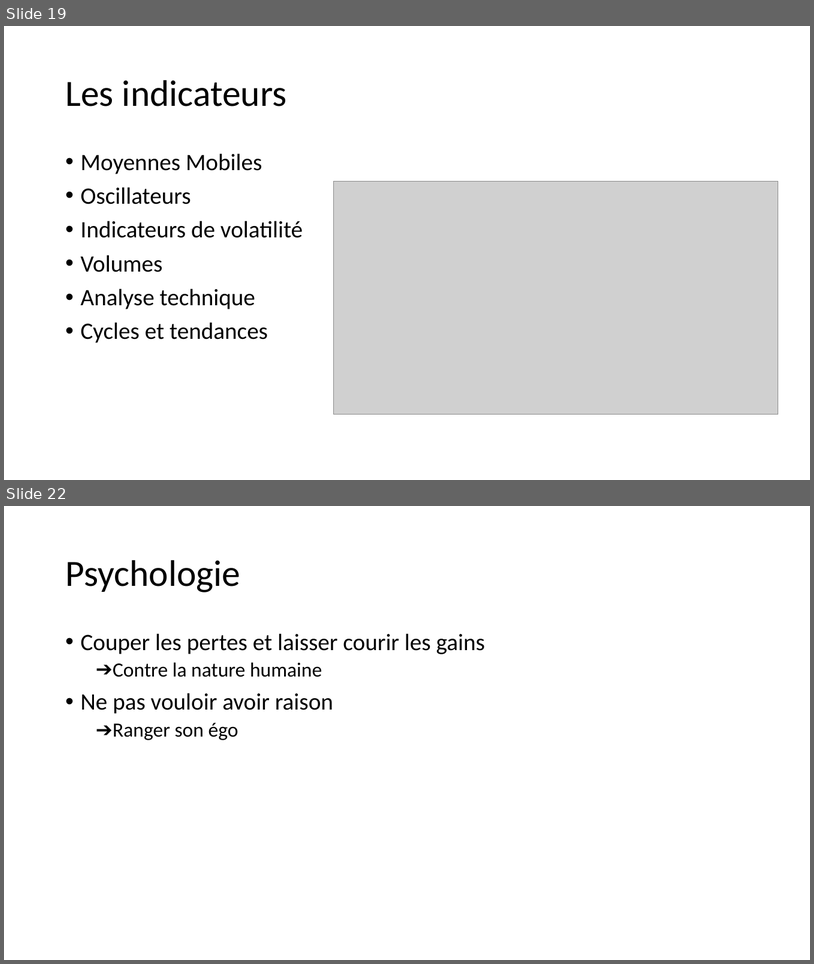
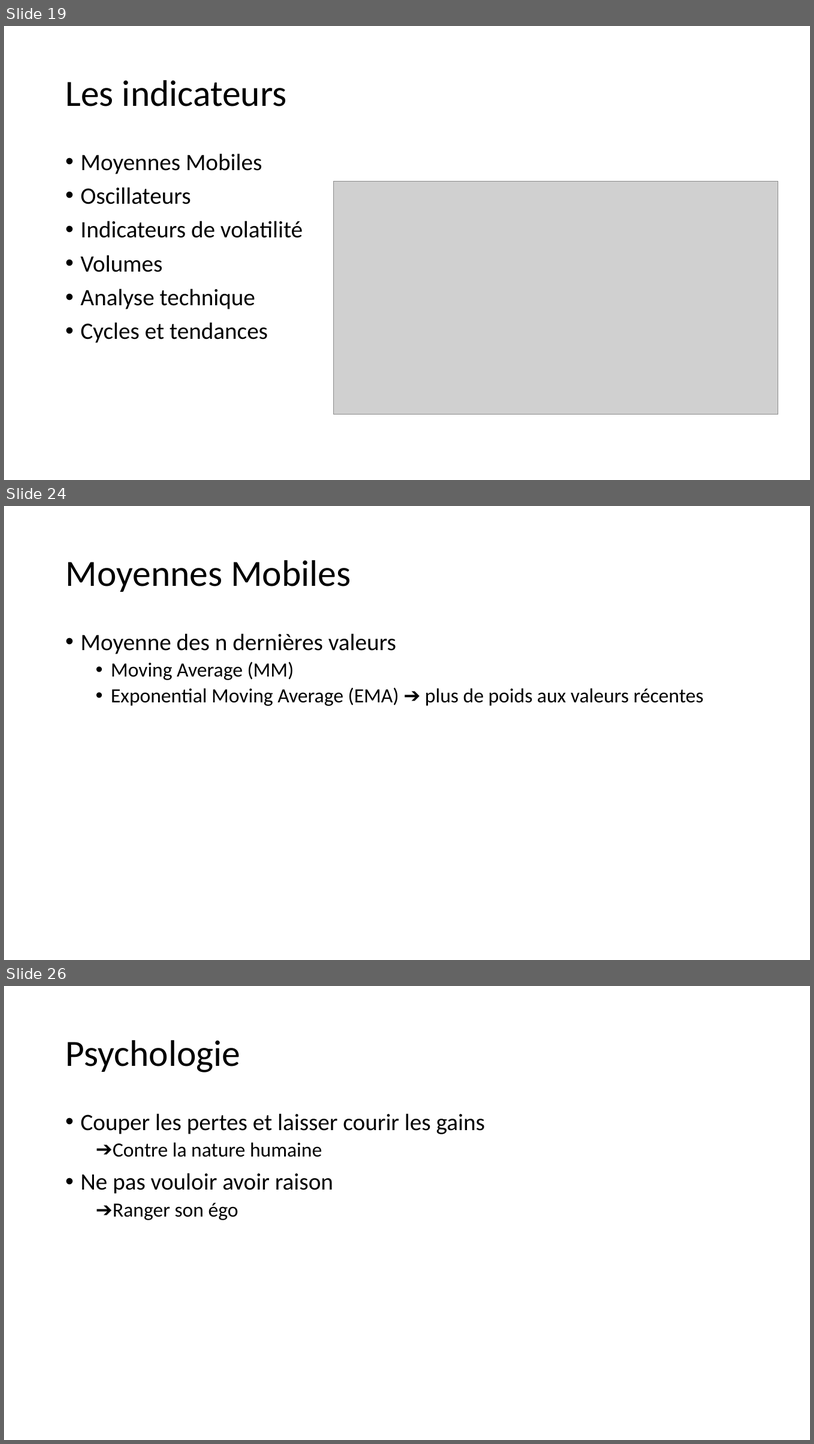
Before and after one commit to dadelcarbo/UltimateChartistRoot, a slide deck: Formation/Formation Bourse_Benoit.pptx. Shown one above the other, each under a label of ours: slides 19 and 22 before the commit, slides 19, 24 and 26 after it; the slides between them are not shown. The pictures are 814x964 and 814x1444 pixels, drawn with LibreOffice and Linux fonts; fonts in the diff are those of the drawing; grey boxes stand for pictures. Boxes give left, top, right and bottom in pixels: in the first picture for what was removed or moved away, otherwise in the second. Text is boxed around its words. In the diff, an @@ line names an element or a change of style, - is before the commit and + after.

```diff
--- a/Formation/Formation Bourse_Benoit.pptx
+++ b/Formation/Formation Bourse_Benoit.pptx
@@ slide 24 added at <box>4,506,810,960</box>, background #FFFFFF @@
@@ title added at <box>65,560,351,592</box>, 44 pt, text #000000 @@
+Moyennes Mobiles
@@ text added at <box>81,633,704,706</box>, 24 pt, text #000000 @@
+• Moyenne des n dernières valeurs
+  • Moving Average (MM)
+  • Exponential Moving Average (EMA) ➔ plus de poids aux valeurs récentes
@@ what was slide 22 is now slide 26 @@
```
Also in this commit, not shown: 1 slide changed, 4 other slides added, 1 slide removed, 5 other files.
